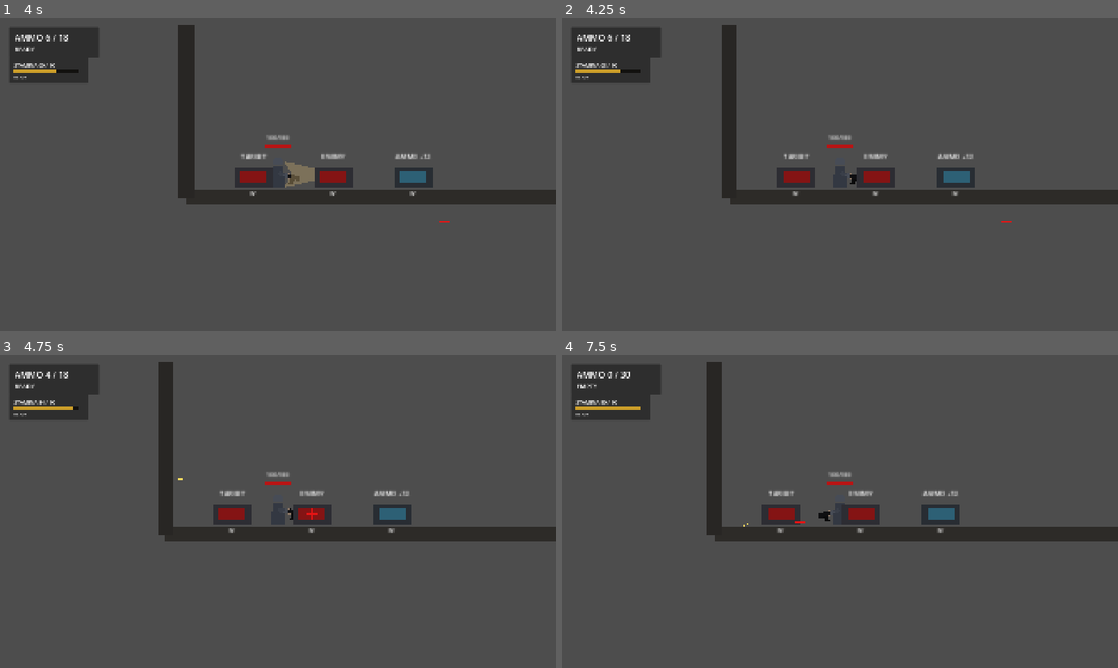
Above: before the commit, frames 1-4 (two rows, left to right).
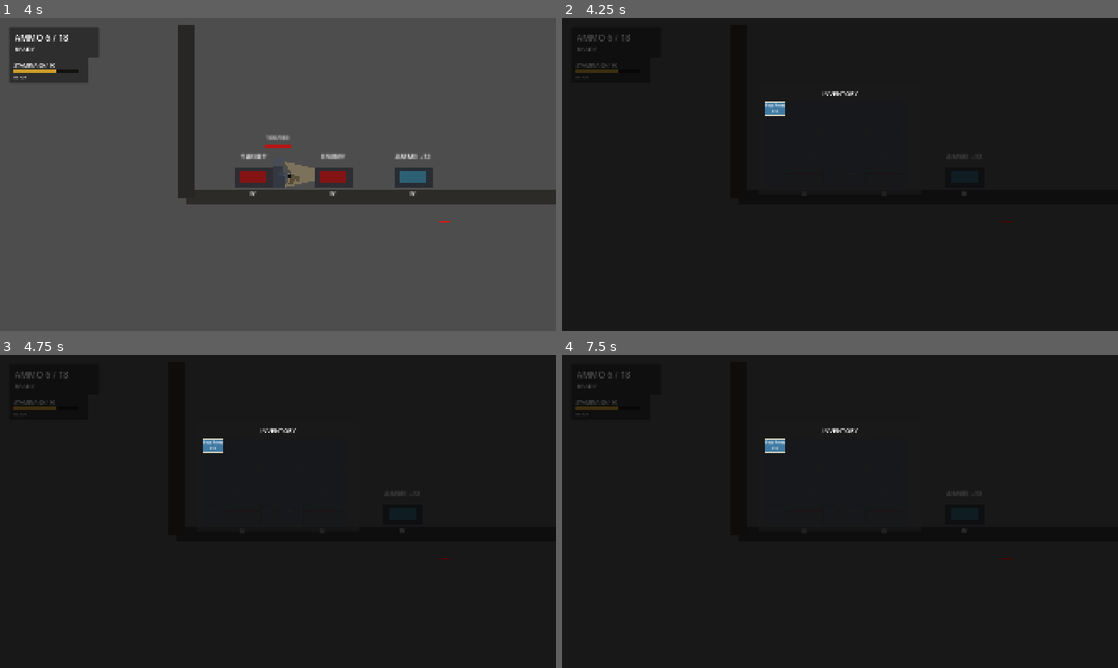
Above: after the commit, the same moments.

Repository: YuiTatsuki1011/projekt-black
Game: Godot game, scene res://scenes/levels/test_level.tscn
The game is run twice, just before and just after one commit, with the same random seed, the same clock (stepped at 60 frames per second) and the same inputs.
Inputs (mouse positions are in pixels of both pictures, inside the frame that each line leads up to):
- Up to frame 1 (4 s): tap Enter at 0.5, 3.5 s; move the mouse to (400, 158) at 0.52 s; hold D (move_right) 0.53-1.25 s; hold S (crouch) 0.53-1.25 s; click (400, 158) at 0.67 s; tap Space (jump) at 0.77, 2, 3.77 s; drag from (166, 190) to (283, 177) at 1.27 s; move the mouse to (333, 105) at 2.02 s; press the mouse at (333, 105) at 2.03 s; hold A (move_left) 2.03-2.75 s; release the mouse at (333, 105) at 2.75 s; drag from (250, 237) to (439, 177) at 2.77 s; move the mouse to (444, 221) at 3.52 s; hold D (move_right) from 3.53 s (still down); tap F (melee_attack) at 3.6 s; click (444, 221) at 3.67 s
- Up to frame 2 (4.25 s): keep holding D (move_right); tap Tab (inventory_toggle, bound only after the commit) at 4.15 s
- Up to frame 3 (4.75 s): release D (move_right) at 4.25 s; drag from (111, 464) to (311, 514) at 4.27 s
- Up to frame 4 (7.5 s): move the mouse to (867, 511) at 5.02 s; hold D (move_right) 5.03-5.75 s; tap Shift (dodge) at 5.1 s; click (867, 511) at 5.17 s; drag from (756, 433) to (862, 514) at 5.77 s; tap Space (jump) at 6.5, 6.77 s; move the mouse to (962, 495) at 6.52 s; hold A (move_left) 6.53-7.25 s; tap W (interact) at 6.6 s; click (962, 495) at 6.67 s; drag from (728, 527) to (940, 514) at 7.27 s

Frame 1 is identical in both runs. In frame 2, 98% of the frame differs, in the area x 0-100%, y 0-100%; in frame 3, 98%; in frame 4, 98%.

Commit message:
Add grid inventory screen

Diff:
--- a/project.godot
+++ b/project.godot
@@ -69,6 +69,11 @@
 "events": [Object(InputEventKey,"resource_local_to_scene":false,"resource_name":"","device":-1,"window_id":0,"alt_press …(195 unchanged characters)…
 ]
 }
+inventory_toggle={
+"deadzone": 0.5,
+"events": [Object(InputEventKey,"resource_local_to_scene":false,"resource_name":"","device":-1,"window_id":0,"alt_pressed":false,"shift_pressed":false,"ctrl_pressed":false,"meta_pressed":false,"pressed":false,"keycode":4194306,"physical_keycode":0,"key_label":0,"unicode":0,"location":0,"echo":false,"script":null)
+]
+}
 
 [layer_names]
 
--- a/scenes/levels/test_level.tscn
+++ b/scenes/levels/test_level.tscn
@@ -9,6 +9,7 @@
 [ext_resource type="PackedScene" path="res://scenes/ui/death_screen.tscn" id="7_death_screen"]
 [ext_resource type="PackedScene" path="res://scenes/ui/stamina_hud.tscn" id="8_stamina_hud"]
 [ext_resource type="PackedScene" path="res://scenes/interaction/item_grant_button.tscn" id="9_item_grant_button"]
+[ext_resource type="PackedScene" path="res://scenes/ui/inventory_screen.tscn" id="10_inventory_screen"]
 
 [sub_resource type="RectangleShape2D" id="RectangleShape2D_floor"]
 size = Vector2(1200, 24)
@@ -82,4 +83,6 @@
 
 [node name="StaminaHud" parent="." instance=ExtResource("8_stamina_hud")]
 
+[node name="InventoryScreen" parent="." instance=ExtResource("10_inventory_screen")]
+
 [node name="DeathScreen" parent="." instance=ExtResource("7_death_screen")]
--- /dev/null
+++ b/scenes/ui/inventory_screen.tscn
@@ -0,0 +1,76 @@
+[gd_scene load_steps=2 format=3]
+
+[ext_resource type="Script" path="res://scripts/ui/inventory_screen.gd" id="1_inventory_screen"]
+
+[node name="InventoryScreen" type="CanvasLayer"]
+visible = false
+script = ExtResource("1_inventory_screen")
+
+[node name="Root" type="Control" parent="."]
+layout_mode = 3
+anchors_preset = 15
+anchor_right = 1.0
+anchor_bottom = 1.0
+grow_horizontal = 2
+grow_vertical = 2
+mouse_filter = 0
+
+[node name="Shade" type="ColorRect" parent="Root"]
+layout_mode = 1
+anchors_preset = 15
+anchor_right = 1.0
+anchor_bottom = 1.0
+grow_horizontal = 2
+grow_vertical = 2
+color = Color(0.015, 0.014, 0.014, 0.72)
+mouse_filter = 2
+
+[node name="Panel" type="PanelContainer" parent="Root"]
+layout_mode = 0
+offset_left = 680.0
+offset_top = 230.0
+offset_right = 1240.0
+offset_bottom = 610.0
+mouse_filter = 0
+
+[node name="Margin" type="MarginContainer" parent="Root/Panel"]
+layout_mode = 2
+theme_override_constants/margin_left = 20
+theme_override_constants/margin_top = 16
+theme_override_constants/margin_right = 20
+theme_override_constants/margin_bottom = 20
+
+[node name="Rows" type="VBoxContainer" parent="Root/Panel/Margin"]
+layout_mode = 2
+theme_override_constants/separation = 12
+
+[node name="Title" type="Label" parent="Root/Panel/Margin/Rows"]
+layout_mode = 2
+theme_override_font_sizes/font_size = 22
+text = "INVENTORY"
+horizontal_alignment = 1
+
+[node name="GridRoot" type="Control" parent="Root/Panel/Margin/Rows"]
+custom_minimum_size = Vector2(498, 298)
+layout_mode = 2
+mouse_filter = 0
+
+[node name="CellsRoot" type="Control" parent="Root/Panel/Margin/Rows/GridRoot"]
+layout_mode = 0
+offset_right = 498.0
+offset_bottom = 298.0
+mouse_filter = 2
+
+[node name="Preview" type="ColorRect" parent="Root/Panel/Margin/Rows/GridRoot"]
+visible = false
+layout_mode = 0
+offset_right = 48.0
+offset_bottom = 48.0
+color = Color(0.28, 0.82, 0.34, 0.34)
+mouse_filter = 2
+
+[node name="ItemsRoot" type="Control" parent="Root/Panel/Margin/Rows/GridRoot"]
+layout_mode = 0
+offset_right = 498.0
+offset_bottom = 298.0
+mouse_filter = 2
--- a/scripts/inventory/inventory.gd
+++ b/scripts/inventory/inventory.gd
@@ -2,53 +2,222 @@
 class_name Inventory
 
 signal item_quantity_changed(item_id: StringName, quantity: int)
-
+signal grid_changed
+
+const ITEM_DEFINITIONS: Dictionary = {
+	&"pistol_ammo": {
+		"name": "Pistol Ammo",
+		"size": Vector2i(1, 1),
+		"stackable": true,
+		"max_stack": 60,
+		"color": Color(0.25, 0.48, 0.64, 1.0),
+	},
+}
+
+@export var grid_width: int = 10
+@export var grid_height: int = 6
 @export var starting_items: Dictionary = {}
 
 var _items: Dictionary = {}
+var _entries: Dictionary = {}
+var _next_entry_id: int = 1
 
 
 func _ready() -> void:
 	for item_id in starting_items:
 		var quantity := int(starting_items[item_id])
 		if quantity > 0:
-			_items[StringName(str(item_id))] = quantity
-
-	for item_id in _items:
-		item_quantity_changed.emit(item_id, int(_items[item_id]))
+			add_item(StringName(str(item_id)), quantity)
 
 
 func get_quantity(item_id: StringName) -> int:
 	return int(_items.get(item_id, 0))
 
 
-func add_item(item_id: StringName, quantity: int) -> void:
+func add_item(item_id: StringName, quantity: int) -> int:
 	if quantity <= 0:
-		return
-
-	var next_quantity: int = get_quantity(item_id) + quantity
-	_items[item_id] = next_quantity
-	item_quantity_changed.emit(item_id, next_quantity)
+		return 0
+
+	var remaining_quantity: int = quantity
+	var added_quantity: int = 0
+	var definition: Dictionary = get_item_definition(item_id)
+	var item_size: Vector2i = definition.get("size", Vector2i.ONE)
+	var is_stackable: bool = bool(definition.get("stackable", false))
+	var max_stack: int = int(definition.get("max_stack", 1))
+
+	if is_stackable:
+		for entry_id in _entries:
+			var entry: Dictionary = _entries[entry_id]
+			if entry.get("item_id") != item_id:
+				continue
+
+			var entry_quantity: int = int(entry.get("quantity", 0))
+			var available_space: int = max_stack - entry_quantity
+			if available_space <= 0:
+				continue
+
+			var amount_to_add: int = mini(available_space, remaining_quantity)
+			entry["quantity"] = entry_quantity + amount_to_add
+			_entries[entry_id] = entry
+			remaining_quantity -= amount_to_add
+			added_quantity += amount_to_add
+			if remaining_quantity <= 0:
+				break
+
+	while remaining_quantity > 0:
+		var position: Vector2i = _find_first_free_position(item_size)
+		if position.x < 0:
+			break
+
+		var stack_quantity: int = mini(max_stack, remaining_quantity) if is_stackable else 1
+		_create_entry(item_id, position, item_size, stack_quantity)
+		remaining_quantity -= stack_quantity
+		added_quantity += stack_quantity
+
+	if added_quantity > 0:
+		_set_total_quantity(item_id, get_quantity(item_id) + added_quantity)
+		grid_changed.emit()
+
+	return added_quantity
 
 
 func remove_item(item_id: StringName, quantity: int) -> int:
 	if quantity <= 0:
 		return 0
 
-	var current_quantity: int = get_quantity(item_id)
-	var removed_quantity: int = mini(current_quantity, quantity)
+	var remaining_quantity: int = quantity
+	var removed_quantity: int = 0
+	var entry_ids: Array = _entries.keys()
+	entry_ids.reverse()
+
+	for entry_id in entry_ids:
+		var entry: Dictionary = _entries[entry_id]
+		if entry.get("item_id") != item_id:
+			continue
+
+		var entry_quantity: int = int(entry.get("quantity", 0))
+		var amount_to_remove: int = mini(entry_quantity, remaining_quantity)
+		entry_quantity -= amount_to_remove
+		remaining_quantity -= amount_to_remove
+		removed_quantity += amount_to_remove
+
+		if entry_quantity <= 0:
+			_entries.erase(entry_id)
+		else:
+			entry["quantity"] = entry_quantity
+			_entries[entry_id] = entry
+
+		if remaining_quantity <= 0:
+			break
+
 	if removed_quantity <= 0:
 		return 0
 
-	var next_quantity: int = current_quantity - removed_quantity
-	if next_quantity <= 0:
+	_set_total_quantity(item_id, get_quantity(item_id) - removed_quantity)
+	grid_changed.emit()
+	return removed_quantity
+
+
+func has_item(item_id: StringName, quantity: int = 1) -> bool:
+	return get_quantity(item_id) >= quantity
+
+
+func get_grid_size() -> Vector2i:
+	return Vector2i(grid_width, grid_height)
+
+
+func get_item_definition(item_id: StringName) -> Dictionary:
+	return ITEM_DEFINITIONS.get(item_id, {
+		"name": str(item_id),
+		"size": Vector2i.ONE,
+		"stackable": false,
+		"max_stack": 1,
+		"color": Color(0.44, 0.44, 0.46, 1.0),
+	})
+
+
+func get_entries() -> Array[Dictionary]:
+	var entries: Array[Dictionary] = []
+	for entry_id in _entries:
+		var entry: Dictionary = _entries[entry_id].duplicate(true)
+		entry["entry_id"] = int(entry_id)
+		entries.append(entry)
+
+	return entries
+
+
+func get_entry(entry_id: int) -> Dictionary:
+	if not _entries.has(entry_id):
+		return {}
+
+	var entry: Dictionary = _entries[entry_id].duplicate(true)
+	entry["entry_id"] = entry_id
+	return entry
+
+
+func can_place(entry_id: int, position: Vector2i) -> bool:
+	if not _entries.has(entry_id):
+		return false
+
+	var entry: Dictionary = _entries[entry_id]
+	return _is_area_free(position, entry.get("size", Vector2i.ONE), entry_id)
+
+
+func move_entry(entry_id: int, position: Vector2i) -> bool:
+	if not can_place(entry_id, position):
+		return false
+
+	var entry: Dictionary = _entries[entry_id]
+	entry["position"] = position
+	_entries[entry_id] = entry
+	grid_changed.emit()
+	return true
+
+
+func _create_entry(item_id: StringName, position: Vector2i, size: Vector2i, quantity: int) -> void:
+	var entry_id: int = _next_entry_id
+	_next_entry_id += 1
+	_entries[entry_id] = {
+		"item_id": item_id,
+		"position": position,
+		"size": size,
+		"quantity": quantity,
+	}
+
+
+func _set_total_quantity(item_id: StringName, quantity: int) -> void:
+	if quantity <= 0:
 		_items.erase(item_id)
 	else:
-		_items[item_id] = next_quantity
-
-	item_quantity_changed.emit(item_id, next_quantity)
-	return removed_quantity
-
-
-func has_item(item_id: StringName, quantity: int = 1) -> bool:
-	return get_quantity(item_id) >= quantity
+		_items[item_id] = quantity
+
+	item_quantity_changed.emit(item_id, maxi(quantity, 0))
+
+
+func _find_first_free_position(size: Vector2i) -> Vector2i:
+	for y in grid_height:
+		for x in grid_width:
+			var position := Vector2i(x, y)
+			if _is_area_free(position, size):
+				return position
+
+	return Vector2i(-1, -1)
+
+
+func _is_area_free(position: Vector2i, size: Vector2i, ignored_entry_id: int = -1) -> bool:
+	if position.x < 0 or position.y < 0:
+		return false
+	if position.x + size.x > grid_width or position.y + size.y > grid_height:
+		return false
+
+	var checked_rect := Rect2i(position, size)
+	for entry_id in _entries:
+		if int(entry_id) == ignored_entry_id:
+			continue
+
+		var entry: Dictionary = _entries[entry_id]
+		var entry_rect := Rect2i(entry.get("position", Vector2i.ZERO), entry.get("size", Vector2i.ONE))
+		if checked_rect.intersects(entry_rect):
+			return false
+
+	return true
--- /dev/null
+++ b/scripts/ui/inventory_screen.gd
@@ -0,0 +1,226 @@
+extends CanvasLayer
+class_name InventoryScreen
+
+const CELL_SIZE: int = 48
+const CELL_GAP: int = 2
+const CELL_PITCH: int = CELL_SIZE + CELL_GAP
+
+@export var player_path: NodePath = NodePath("../Player")
+
+@onready var grid_root: Control = $Root/Panel/Margin/Rows/GridRoot
+@onready var cells_root: Control = $Root/Panel/Margin/Rows/GridRoot/CellsRoot
+@onready var items_root: Control = $Root/Panel/Margin/Rows/GridRoot/ItemsRoot
+@onready var preview: ColorRect = $Root/Panel/Margin/Rows/GridRoot/Preview
+
+var _inventory: Node
+var _item_nodes: Dictionary = {}
+var _drag_entry_id: int = -1
+var _drag_mouse_offset: Vector2 = Vector2.ZERO
+
+
+func _ready() -> void:
+	process_mode = Node.PROCESS_MODE_ALWAYS
+	visible = false
+	preview.visible = false
+
+	var player := get_node_or_null(player_path)
+	if player != null:
+		_inventory = player.get_node_or_null("Inventory")
+
+	if _inventory != null:
+		if _inventory.has_signal("grid_changed"):
+			_inventory.grid_changed.connect(_refresh)
+		_build_grid_cells()
+		_refresh()
+
+
+func _input(event: InputEvent) -> void:
+	if event.is_action_pressed("inventory_toggle"):
+		set_inventory_open(not visible)
+		get_viewport().set_input_as_handled()
+		return
+
+	if not visible:
+		return
+
+	if _drag_entry_id >= 0:
+		if event is InputEventMouseMotion:
+			_update_drag_visual()
+			get_viewport().set_input_as_handled()
+		elif event is InputEventMouseButton:
+			var mouse_button := event as InputEventMouseButton
+			if mouse_button.button_index == MOUSE_BUTTON_LEFT and not mouse_button.pressed:
+				_finish_drag()
+				get_viewport().set_input_as_handled()
+
+
+func set_inventory_open(is_open: bool) -> void:
+	visible = is_open
+	get_tree().paused = is_open
+
+	if is_open:
+		_refresh()
+	else:
+		_cancel_drag()
+
+
+func _build_grid_cells() -> void:
+	_clear_children(cells_root)
+
+	var grid_size: Vector2i = _inventory.get_grid_size()
+	grid_root.custom_minimum_size = Vector2(
+		grid_size.x * CELL_PITCH - CELL_GAP,
+		grid_size.y * CELL_PITCH - CELL_GAP
+	)
+
+	for y in grid_size.y:
+		for x in grid_size.x:
+			var cell := ColorRect.new()
+			cell.mouse_filter = Control.MOUSE_FILTER_IGNORE
+			cell.position = Vector2(x * CELL_PITCH, y * CELL_PITCH)
+			cell.size = Vector2(CELL_SIZE, CELL_SIZE)
+			cell.color = Color(0.09, 0.095, 0.105, 0.95)
+			cells_root.add_child(cell)
+
+
+func _refresh() -> void:
+	if _inventory == null:
+		return
+
+	_clear_children(items_root)
+	_item_nodes.clear()
+
+	for entry in _inventory.get_entries():
+		var entry_id: int = int(entry.get("entry_id", -1))
+		if entry_id < 0 or entry_id == _drag_entry_id:
+			continue
+
+		_add_item_node(entry)
+
+	if _drag_entry_id >= 0:
+		var dragged_entry: Dictionary = _inventory.get_entry(_drag_entry_id)
+		if not dragged_entry.is_empty():
+			_add_item_node(dragged_entry, true)
+			_update_drag_visual()
+
+
+func _add_item_node(entry: Dictionary, is_dragged: bool = false) -> void:
+	var entry_id: int = int(entry.get("entry_id", -1))
+	var item_id: StringName = entry.get("item_id", &"")
+	var position: Vector2i = entry.get("position", Vector2i.ZERO)
+	var size: Vector2i = entry.get("size", Vector2i.ONE)
+	var quantity: int = int(entry.get("quantity", 1))
+	var definition: Dictionary = _inventory.get_item_definition(item_id)
+
+	var item_panel := PanelContainer.new()
+	item_panel.mouse_filter = Control.MOUSE_FILTER_STOP
+	item_panel.position = _grid_to_local(position)
+	item_panel.size = _entry_pixel_size(size)
+	item_panel.z_index = 20 if is_dragged else 5
+	item_panel.gui_input.connect(_on_item_gui_input.bind(entry_id))
+
+	var style := StyleBoxFlat.new()
+	style.bg_color = definition.get("color", Color(0.44, 0.44, 0.46, 1.0))
+	style.border_color = Color(0.82, 0.82, 0.74, 1.0)
+	style.border_width_left = 2
+	style.border_width_top = 2
+	style.border_width_right = 2
+	style.border_width_bottom = 2
+	item_panel.add_theme_stylebox_override("panel", style)
+
+	var label := Label.new()
+	label.mouse_filter = Control.MOUSE_FILTER_IGNORE
+	label.horizontal_alignment = HORIZONTAL_ALIGNMENT_CENTER
+	label.vertical_alignment = VERTICAL_ALIGNMENT_CENTER
+	label.size_flags_horizontal = Control.SIZE_EXPAND_FILL
+	label.size_flags_vertical = Control.SIZE_EXPAND_FILL
+	label.text = _get_item_label(definition, quantity)
+	label.add_theme_font_size_override("font_size", 11)
+	item_panel.add_child(label)
+
+	items_root.add_child(item_panel)
+	_item_nodes[entry_id] = item_panel
+
+
+func _on_item_gui_input(event: InputEvent, entry_id: int) -> void:
+	if event is InputEventMouseButton:
+		var mouse_button := event as InputEventMouseButton
+		if mouse_button.button_index == MOUSE_BUTTON_LEFT and mouse_button.pressed:
+			_begin_drag(entry_id)
+			get_viewport().set_input_as_handled()
+
+
+func _begin_drag(entry_id: int) -> void:
+	if _inventory == null or not _item_nodes.has(entry_id):
+		return
+
+	_drag_entry_id = entry_id
+	var item_node := _item_nodes[entry_id] as Control
+	_drag_mouse_offset = get_viewport().get_mouse_position() - item_node.global_position
+	_refresh()
+
+
+func _update_drag_visual() -> void:
+	if _drag_entry_id < 0 or not _item_nodes.has(_drag_entry_id):
+		return
+
+	var item_node := _item_nodes[_drag_entry_id] as Control
+	item_node.global_position = get_viewport().get_mouse_position() - _drag_mouse_offset
+
+	var target_cell: Vector2i = _global_to_grid(item_node.global_position)
+	var entry: Dictionary = _inventory.get_entry(_drag_entry_id)
+	var entry_size: Vector2i = entry.get("size", Vector2i.ONE)
+	preview.visible = true
+	preview.position = _grid_to_local(target_cell)
+	preview.size = _entry_pixel_size(entry_size)
+	preview.color = Color(0.28, 0.82, 0.34, 0.34) if _inventory.can_place(_drag_entry_id, target_cell) else Color(0.9, 0.12, 0.1, 0.42)
+
+
+func _finish_drag() -> void:
+	if _drag_entry_id < 0 or _inventory == null:
+		_cancel_drag()
+		return
+
+	var target_cell := Vector2i.ZERO
+	if _item_nodes.has(_drag_entry_id):
+		var item_node := _item_nodes[_drag_entry_id] as Control
+		target_cell = _global_to_grid(item_node.global_position)
+
+	_inventory.move_entry(_drag_entry_id, target_cell)
+	_cancel_drag()
+	_refresh()
+
+
+func _cancel_drag() -> void:
+	_drag_entry_id = -1
+	_drag_mouse_offset = Vector2.ZERO
+	preview.visible = false
+
+
+func _grid_to_local(grid_position: Vector2i) -> Vector2:
+	return Vector2(grid_position.x * CELL_PITCH, grid_position.y * CELL_PITCH)
+
+
+func _global_to_grid(global_position: Vector2) -> Vector2i:
+	var local_position: Vector2 = grid_root.get_global_transform().affine_inverse() * global_position
+	return Vector2i(floori(local_position.x / CELL_PITCH), floori(local_position.y / CELL_PITCH))
+
+
+func _entry_pixel_size(entry_size: Vector2i) -> Vector2:
+	return Vector2(
+		entry_size.x * CELL_PITCH - CELL_GAP,
+		entry_size.y * CELL_PITCH - CELL_GAP
+	)
+
+
+func _get_item_label(definition: Dictionary, quantity: int) -> String:
+	var item_name: String = str(definition.get("name", "Item"))
+	if quantity > 1:
+		return "%s\nx%d" % [item_name, quantity]
+	return item_name
+
+
+func _clear_children(parent: Node) -> void:
+	for child in parent.get_children():
+		parent.remove_child(child)
+		child.queue_free()
Not shown: 1 places in scenes/levels/test_level.tscn that only renumber resources
Not shown, added: scripts/interaction/item_grant_button.gd.uid
Not shown, added: scripts/inventory/inventory.gd.uid
Not shown, changed: docs/ARCHITECTURE.md
Not shown, changed: docs/DECISIONS.md
Not shown, changed: docs/GLOSSARY.md
Not shown, changed: docs/HANDOFF.md
Not shown, changed: docs/INPUT_SPEC.md
